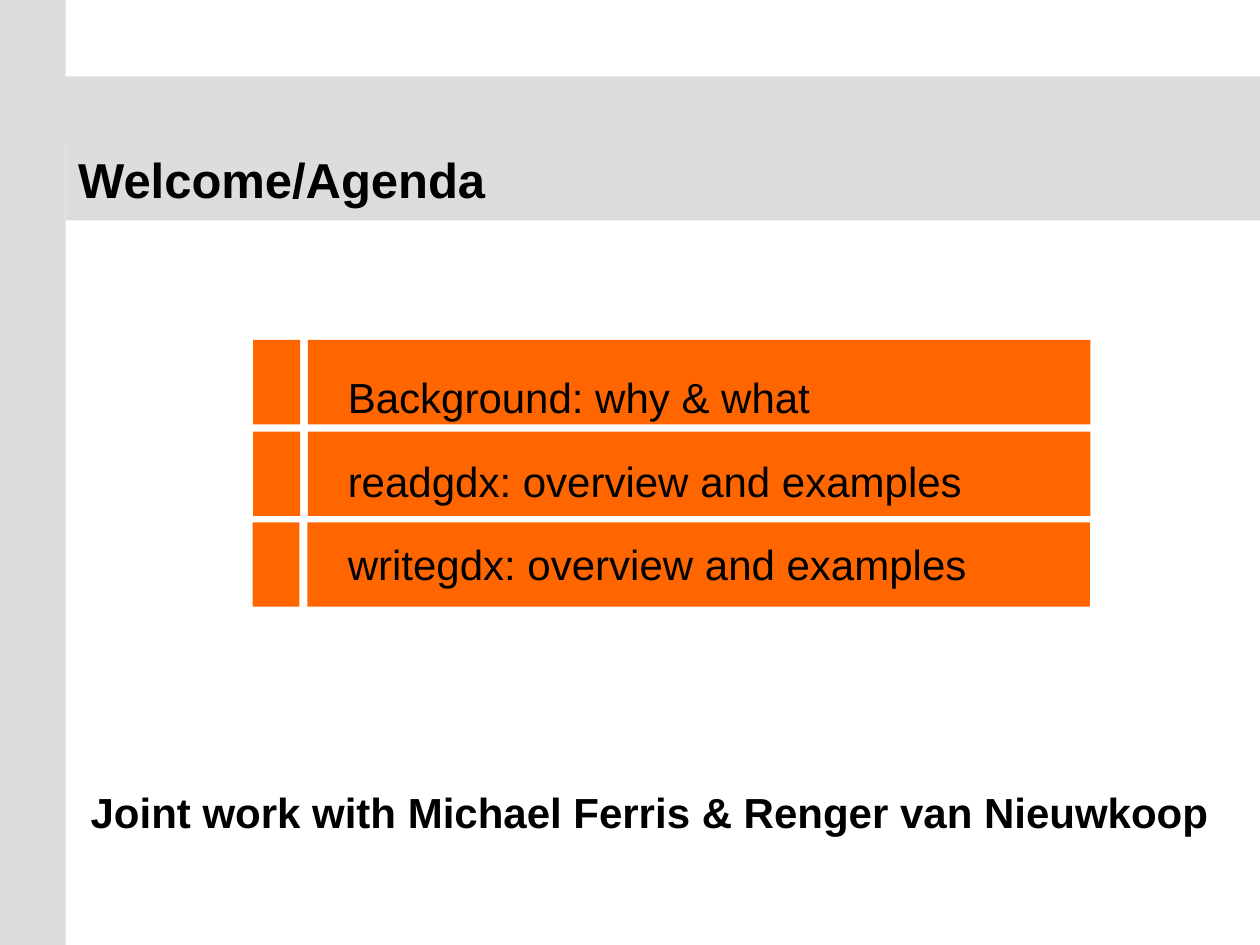
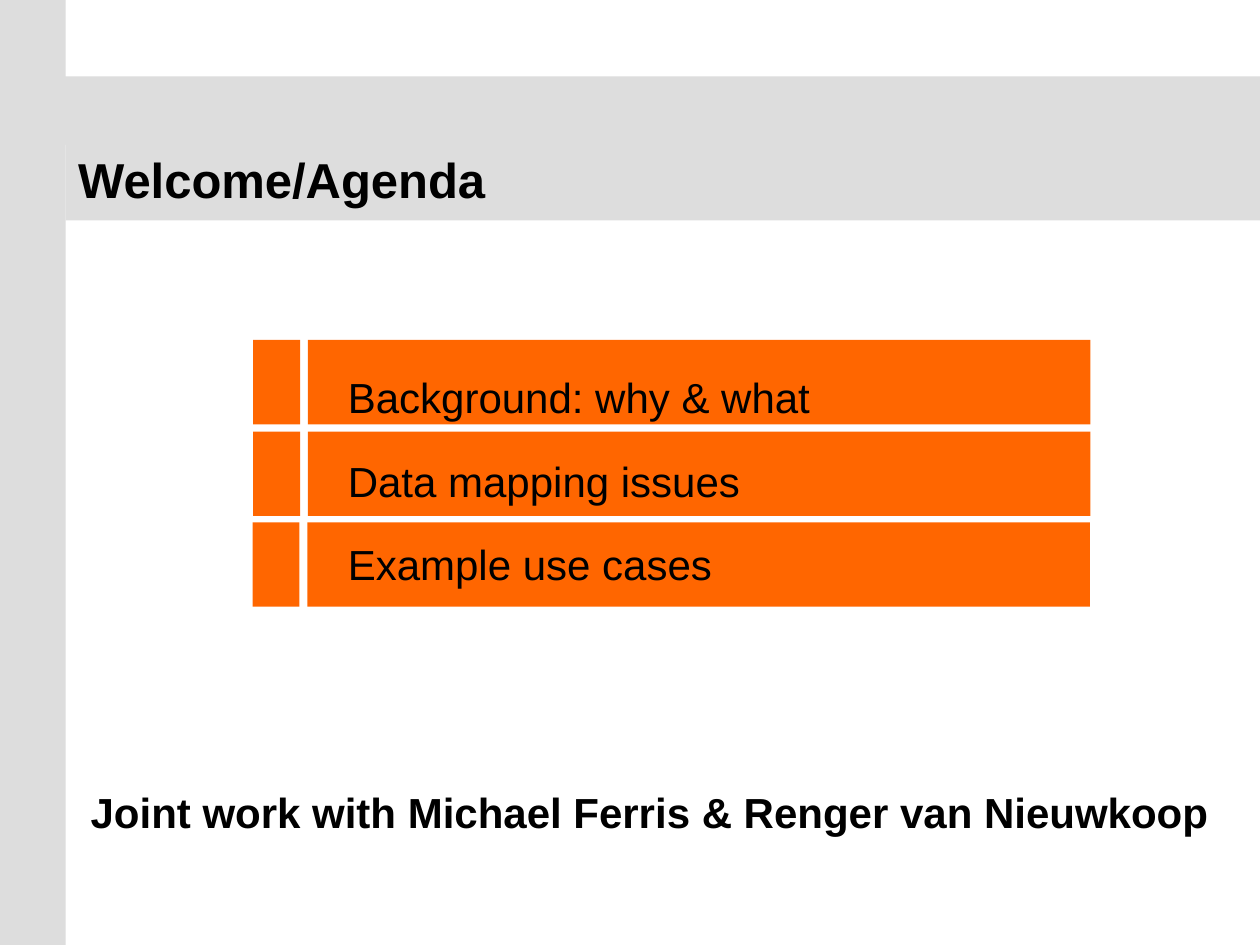
Before and after one commit to GAMS-dev/gdxrrw, a slide deck: slide 2 of sandbox/ISMP_Berlin_2012_GDXRRW.pptx. Drawn at 1260x945 pixels with LibreOffice and Linux fonts; fonts in the diff are those of the drawing; background and template pictures are left out. Boxes give left, top, right and bottom in pixels: in the first picture for what was removed or moved away, otherwise in the second. Text is boxed around its words. In the diff, an @@ line names an element or a change of style, - is before the commit and + after.

```diff
--- a/sandbox/ISMP_Berlin_2012_GDXRRW.pptx
+++ b/sandbox/ISMP_Berlin_2012_GDXRRW.pptx
@@ text at (348, 466, 740, 589): text changed @@
-readgdx: overview and examples
-writegdx: overview and examples
+Data mapping issues
+Example use cases
```
Also in this commit, not shown: 8 other slides changed, 1 slide added, 11 slides removed.
